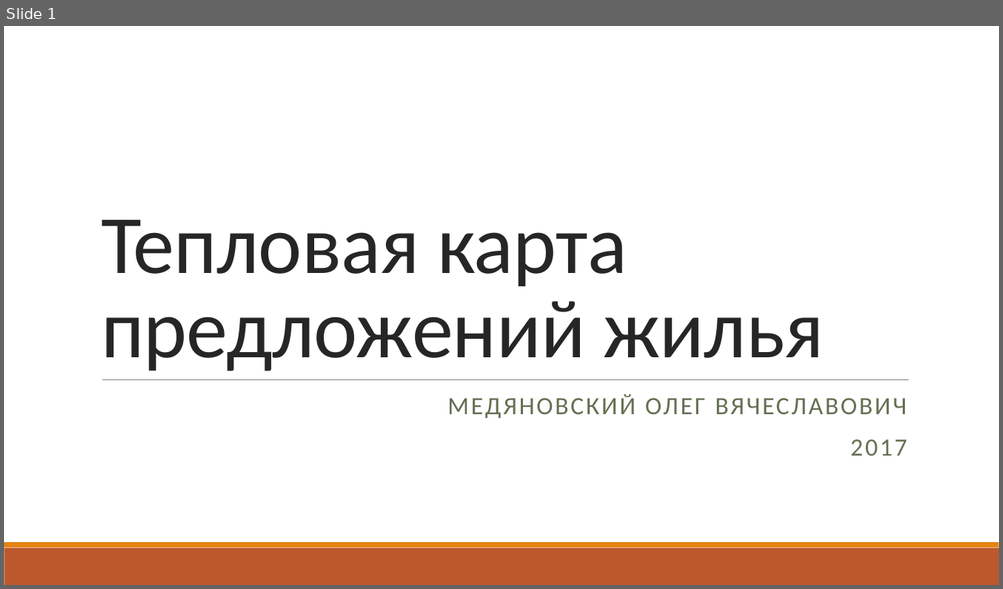
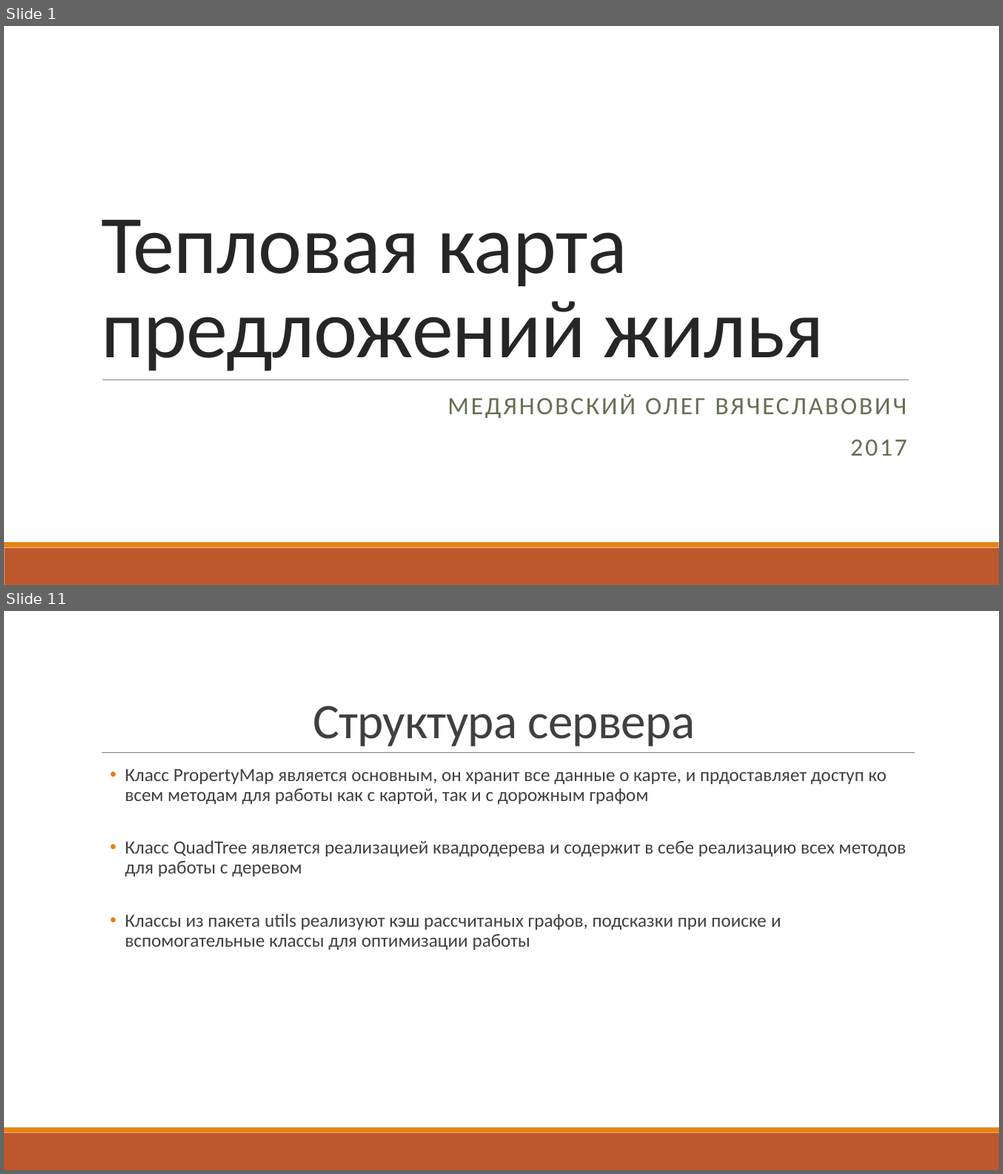
Before and after one commit to Zettroke/PropertyHeatMap, a slide deck: Презентация/Тепловая карта предложений жилья.pptx. Shown one above the other, each under a label of ours: slide 1 before the commit, slides 1 and 11 after it; the slides between them are not shown. The pictures are 1003x589 and 1003x1174 pixels, drawn with LibreOffice and Linux fonts; fonts in the diff are those of the drawing. Boxes give left, top, right and bottom in pixels: in the first picture for what was removed or moved away, otherwise in the second. Text is boxed around its words. In the diff, an @@ line names an element or a change of style, - is before the commit and + after.

```diff
--- a/Презентация/Тепловая карта предложений жилья.pptx
+++ b/Презентация/Тепловая карта предложений жилья.pptx
@@ slide 11 added at (4,611,999,1170), background #FFFFFF; not listed: 2 template elements that a slide beside it also shows @@
@@ title added at (313,706,694,746), 48 pt, text #404040 @@
+Структура сервера
@@ line added from (102, 753) to (915, 753), #808080 0.5 pt @@
@@ text added at (125,769,906,950), 18 pt, text #404040 @@
+  • Класс PropertyMap является основным, он хранит все данные о карте, и прдоставляет доступ ко всем методам для работы как с картой, так и с дорожным графом
+  • Класс QuadTree является реализацией квадродерева и содержит в себе реализацию всех методов для работы с деревом
+  • Классы из пакета utils реализуют кэш рассчитаных графов, подсказки при поиске и вспомогательные классы для оптимизации работы
```
Also in this commit, not shown: 2 slides changed, 12 other slides added, 2 slides removed, 8 other files.
